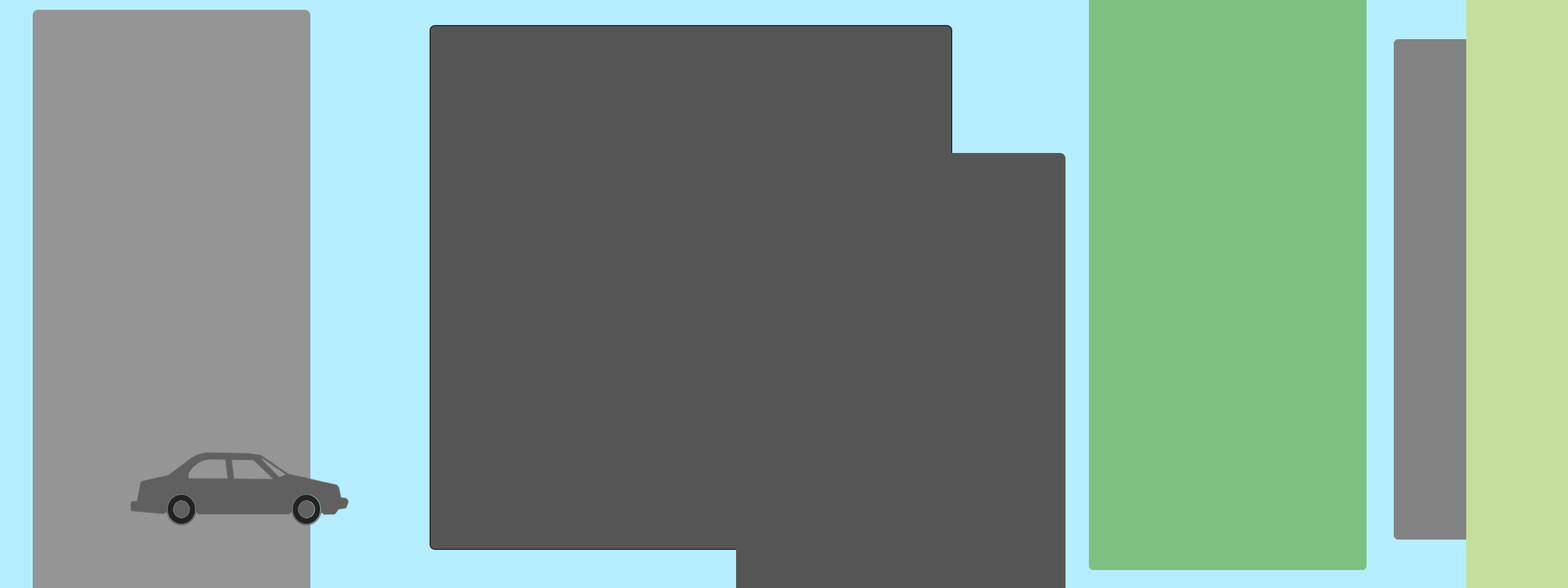
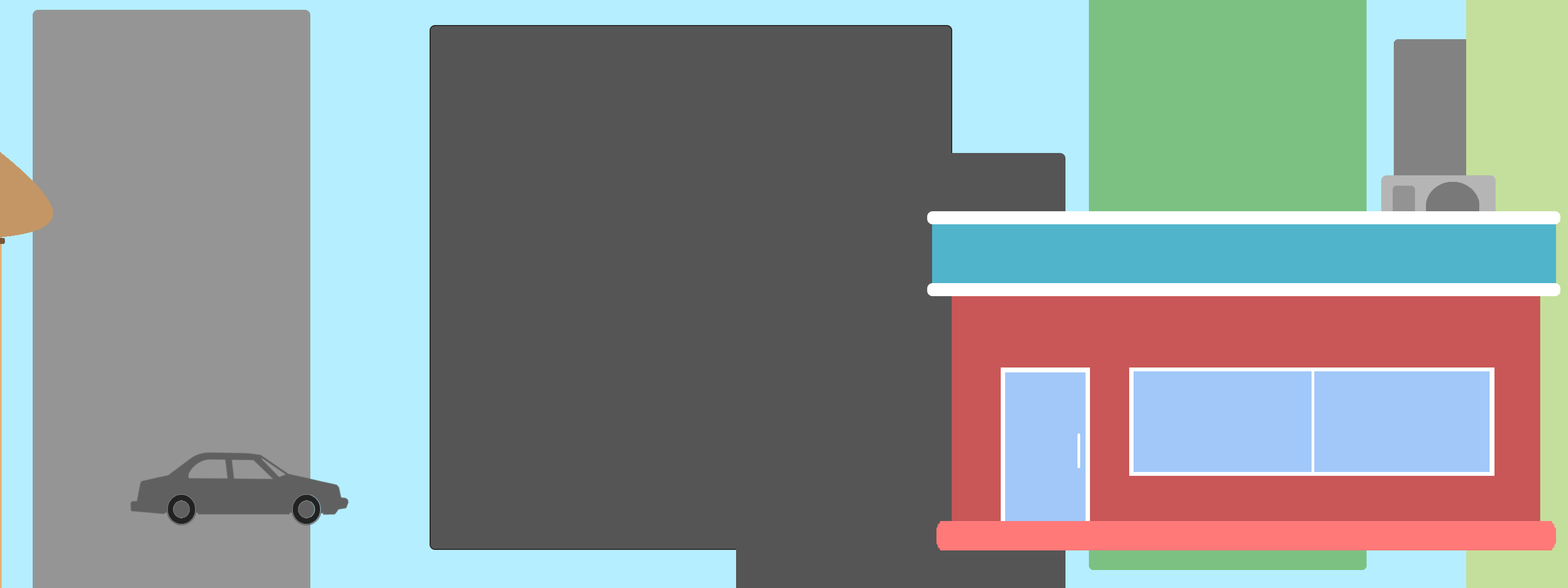
Layer changes from the first 1568×588 image to the second:
showed group "PostOffice" (16 layers) over [927,175,1561,551]
added group "Group 2" with 3 layers in group "PostOffice" over [1129,367,1495,476]
moved "Rounded Rectangle 15" (1st of 2, in "PostOffice" › "Group 2") into group "Group 2" over [1311,367,1315,476]
moved "Rectangle 6" (5th of 8, in "PostOffice" › "Group 2") into group "Group 2" over [1133,371,1490,473]
moved "Rectangle 6" (6th of 8, in "PostOffice" › "Group 2") into group "Group 2" over [1129,367,1495,476]
added group "Group 1" with 3 layers in group "PostOffice" over [1000,367,1090,540]
moved "Rounded Rectangle 15" (2nd of 2, in "PostOffice" › "Group 1") into group "Group 1" over [1077,433,1081,469]
moved "Rectangle 6" (7th of 8, in "PostOffice" › "Group 1") into group "Group 1" over [1005,372,1086,531]
moved "Rectangle 6" (8th of 8, in "PostOffice" › "Group 1") into group "Group 1" over [1000,367,1090,540]
showed group "CommBuilding" (49 layers) over [0,151,53,588]
